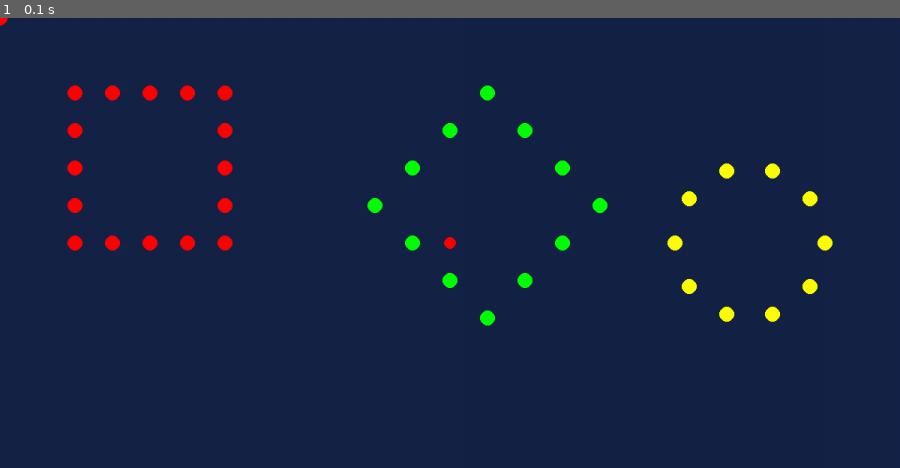
Above: before the commit, frame 1.
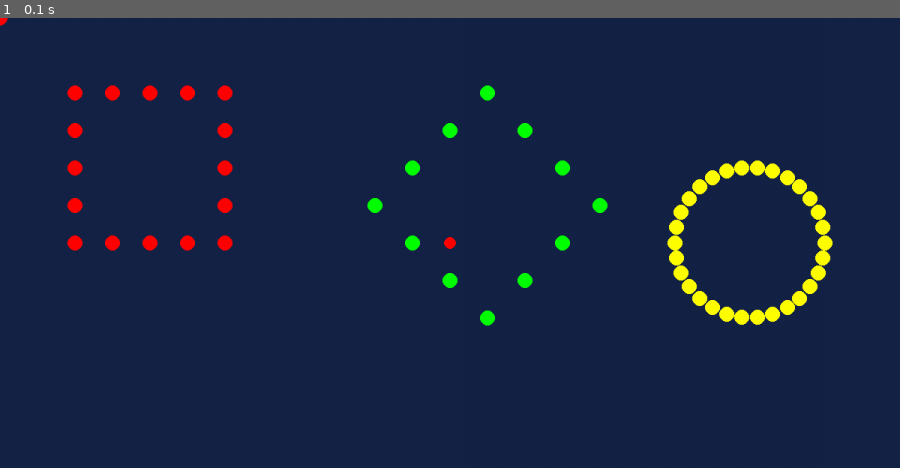
Above: after the commit, the same moment.

Repository: JoaFL/aula-python-pygame
Game: pygame game, started from agosto/02.py
Two runs of this game, one before a commit and one after it. Both use one fixed random seed, a clock stepped at 60 frames per second and the inputs below.
Inputs:
- Up to frame 1 (0.1 s): no input

The runs differ from the first frame. In frame 1, 1.0% of the frame differs, in the area x 74-93%, y 31-69%.

Commit message:
Update 02.py

Diff:
--- a/agosto/02.py
+++ b/agosto/02.py
@@ -57,9 +57,10 @@
     # tive que usar matemática
     posX = 1000
     posY = 300
+    circulos = 30
 
-    for i in range(10):
-       angulo = (i / 10) * math.pi * 2
+    for i in range(circulos):
+       angulo = (i / circulos) * math.pi * 2
        x = posX + math.cos(angulo) * 100
        y = posY + math.sin(angulo) * 100
 
